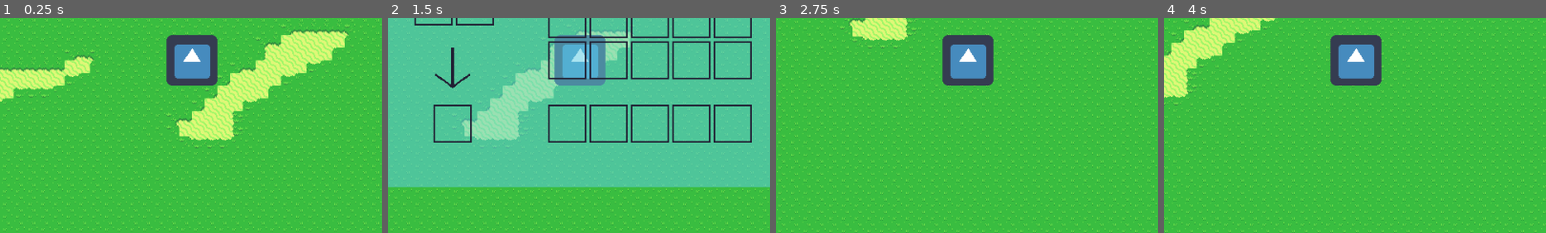
Above: before the commit, frames 1-4 (left to right).
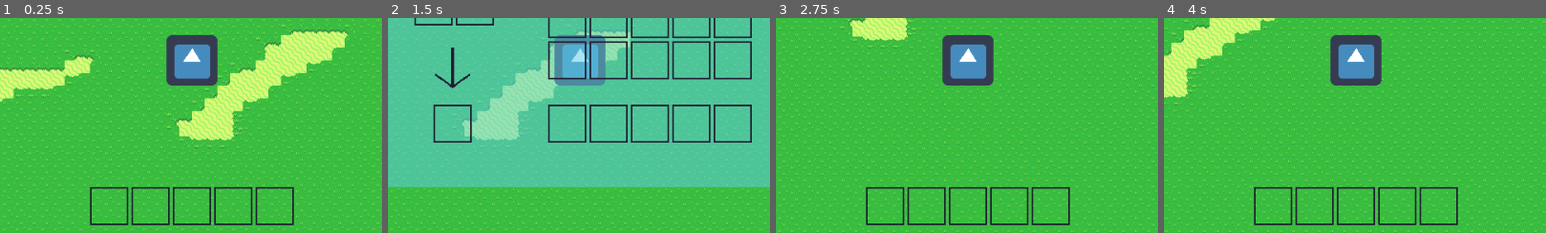
Above: after the commit, the same moments.

Repository: DobryPpz/LeftOnSite
Game: Godot game, scene res://src/Gra.tscn
Same seed, same stepped clock (60 frames per second), same inputs: the game is played once before the commit and once after it. The engine's default icon, where the game draws it, is replaced by a stand-in: a white triangle on a blue panel in a dark square.
Inputs (mouse positions are % of the whole screen's width and height, from its top left):
- Up to frame 1 (0.25 s): no input
- Up to frame 2 (1.5 s): tap Enter at 0.5 s; move the mouse to (72, 45) at 0.52 s; hold D (right) 0.53-1.25 s; tap Q (q) at 0.6 s; click (36, 37) at 1.25 s
- Up to frame 3 (2.75 s): tap Space (space) at 2 s; move the mouse to (30, 55) at 2.02 s; hold S (down) from 2.03 s (still down); tap Q (q) at 2.1 s
- Up to frame 4 (4 s): move the mouse to (60, 28) at 2.77 s; release S (down) at 2.78 s; hold D (right) 2.78-3.53 s; hold Space (space) 2.78-3.53 s; tap Q (q) at 3.05, 3.6 s; move the mouse to (45, 70) at 3.52 s; hold W (up) from 3.53 s (still down)
The pictures show only the part of the screen within x 25-75%, y 40-90%; the shares and areas given below are measured in that part.

The runs differ from the first frame. In frame 1, 2.1% of the frame differs, in the area x 23-77%, y 78-97%; in frame 2, nothing differs; in frame 3, 2.1%; in frame 4, 2.1%.

Commit message:
pasek szybkiego dostępu - fundamenty

Diff:
--- a/pliki gry/src/Gra.tscn
+++ b/pliki gry/src/Gra.tscn
@@ -10,6 +10,7 @@
 [ext_resource path="res://src/granica_4.gd" type="Script" id=8]
 [ext_resource path="res://src/Chunk.tscn" type="PackedScene" id=9]
 [ext_resource path="res://src/chunki.gd" type="Script" id=10]
+[ext_resource path="res://src/Pasek.tscn" type="PackedScene" id=11]
 
 [sub_resource type="TileSet" id=1]
 0/name = "Overworld.png 0"
@@ -131,3 +132,5 @@
 
 [node name="CollisionShape2D" type="CollisionShape2D" parent="Gracz/granica_4"]
 shape = SubResource( 6 )
+
+[node name="Pasek" parent="Gracz" instance=ExtResource( 11 )]
--- a/pliki gry/src/Gracz.gd
+++ b/pliki gry/src/Gracz.gd
@@ -19,8 +19,13 @@
 			var ekwipunek = load("res://src/Ekwipunek.tscn")
 			ekwipunek = ekwipunek.instance()
 			get_parent().get_node("Gracz").add_child(ekwipunek)
+			get_parent().get_node("Gracz").get_node("Pasek").free()
 			ekwipunek_flag = true
-		else:
+		else:#zamykam ekwipunek
 			ekwipunek_flag = false
 			auto_load.jest_trzymane = false
-			get_child(7).free()#zamykam ekwipunek
+			get_parent().get_node("Gracz").get_node("Ekwipunek").free()
+			var pasek = load("res://src/Pasek.tscn")
+			pasek = pasek.instance()
+			get_parent().get_node("Gracz").add_child(pasek)
+			#get_child(7).free()#zamykam ekwipunek
--- /dev/null
+++ b/pliki gry/src/Pasek.gd
@@ -0,0 +1,5 @@
+extends Node2D
+
+
+func _ready():
+	position += Vector2(-128,160)
--- /dev/null
+++ b/pliki gry/src/Pasek.tscn
@@ -0,0 +1,138 @@
+[gd_scene load_steps=4 format=2]
+
+[ext_resource path="res://grafika_ekwipunek/okno.png" type="Texture" id=1]
+[ext_resource path="res://src/Pasek.gd" type="Script" id=2]
+
+[sub_resource type="StyleBoxTexture" id=1]
+texture = ExtResource( 1 )
+region_rect = Rect2( 0, 0, 64, 64 )
+
+[node name="Pasek" type="Node2D"]
+script = ExtResource( 2 )
+
+[node name="grid" type="GridContainer" parent="."]
+margin_right = 40.0
+margin_bottom = 40.0
+columns = 5
+__meta__ = {
+"_edit_use_anchors_": false
+}
+
+[node name="slot1" type="Panel" parent="grid"]
+margin_right = 48.0
+margin_bottom = 48.0
+rect_min_size = Vector2( 48, 48 )
+custom_styles/panel = SubResource( 1 )
+
+[node name="Sprite" type="Sprite" parent="grid/slot1"]
+
+[node name="Label" type="Label" parent="grid/slot1"]
+margin_right = 40.0
+margin_bottom = 14.0
+__meta__ = {
+"_edit_use_anchors_": false
+}
+
+[node name="Button" type="Button" parent="grid/slot1"]
+modulate = Color( 1, 1, 1, 0 )
+margin_right = 48.0
+margin_bottom = 48.0
+__meta__ = {
+"_edit_use_anchors_": false
+}
+
+[node name="slot2" type="Panel" parent="grid"]
+margin_left = 52.0
+margin_right = 100.0
+margin_bottom = 48.0
+rect_min_size = Vector2( 48, 48 )
+custom_styles/panel = SubResource( 1 )
+
+[node name="Sprite" type="Sprite" parent="grid/slot2"]
+
+[node name="Label" type="Label" parent="grid/slot2"]
+margin_right = 40.0
+margin_bottom = 14.0
+__meta__ = {
+"_edit_use_anchors_": false
+}
+
+[node name="Button" type="Button" parent="grid/slot2"]
+modulate = Color( 1, 1, 1, 0 )
+margin_right = 48.0
+margin_bottom = 48.0
+__meta__ = {
+"_edit_use_anchors_": false
+}
+
+[node name="slot3" type="Panel" parent="grid"]
+margin_left = 104.0
+margin_right = 152.0
+margin_bottom = 48.0
+rect_min_size = Vector2( 48, 48 )
+custom_styles/panel = SubResource( 1 )
+
+[node name="Sprite" type="Sprite" parent="grid/slot3"]
+
+[node name="Label" type="Label" parent="grid/slot3"]
+margin_right = 40.0
+margin_bottom = 14.0
+__meta__ = {
+"_edit_use_anchors_": false
+}
+
+[node name="Button" type="Button" parent="grid/slot3"]
+modulate = Color( 1, 1, 1, 0 )
+margin_right = 48.0
+margin_bottom = 48.0
+__meta__ = {
+"_edit_use_anchors_": false
+}
+
+[node name="slot4" type="Panel" parent="grid"]
+margin_left = 156.0
+margin_right = 204.0
+margin_bottom = 48.0
+rect_min_size = Vector2( 48, 48 )
+custom_styles/panel = SubResource( 1 )
+
+[node name="Sprite" type="Sprite" parent="grid/slot4"]
+
+[node name="Label" type="Label" parent="grid/slot4"]
+margin_right = 40.0
+margin_bottom = 14.0
+__meta__ = {
+"_edit_use_anchors_": false
+}
+
+[node name="Button" type="Button" parent="grid/slot4"]
+modulate = Color( 1, 1, 1, 0 )
+margin_right = 48.0
+margin_bottom = 48.0
+__meta__ = {
+"_edit_use_anchors_": false
+}
+
+[node name="slot5" type="Panel" parent="grid"]
+margin_left = 208.0
+margin_right = 256.0
+margin_bottom = 48.0
+rect_min_size = Vector2( 48, 48 )
+custom_styles/panel = SubResource( 1 )
+
+[node name="Sprite" type="Sprite" parent="grid/slot5"]
+
+[node name="Label" type="Label" parent="grid/slot5"]
+margin_right = 40.0
+margin_bottom = 14.0
+__meta__ = {
+"_edit_use_anchors_": false
+}
+
+[node name="Button" type="Button" parent="grid/slot5"]
+modulate = Color( 1, 1, 1, 0 )
+margin_right = 48.0
+margin_bottom = 48.0
+__meta__ = {
+"_edit_use_anchors_": false
+}
Not shown: 1 places in pliki gry/src/Gra.tscn that only renumber resources
Not shown, removed: .~lock.problemy.odt#
Not shown, changed: problemy.odt
